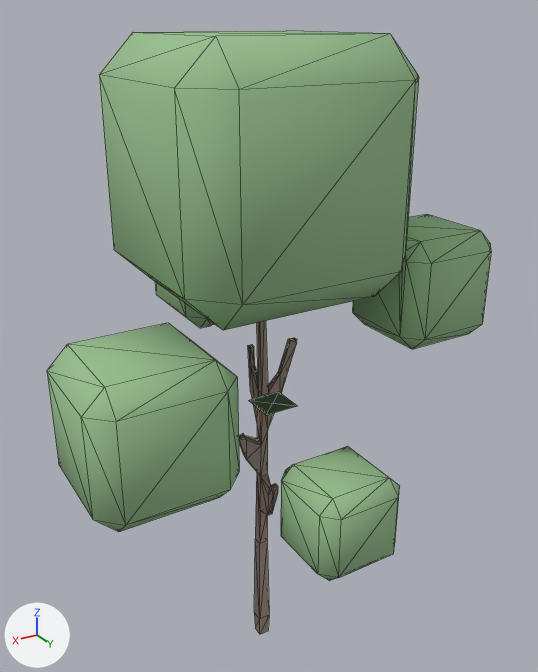
The glTF model web/public/models/tree-broadleaf-d.glb as it was, and as the next commit left it.
Both versions are drawn from a 50 mm camera at (0.521, 0.893, 1.02) aimed at (-0.025, -0.017, 0.565). Arrows for +X, +Y and +Z are at lower left; the lights stay in place. The older version comes first. Mesh edges are drawn as thin lines. Vertices at exactly the same position are counted once.

Names of what the first picture shows: 'tree-broadleaf-d'.
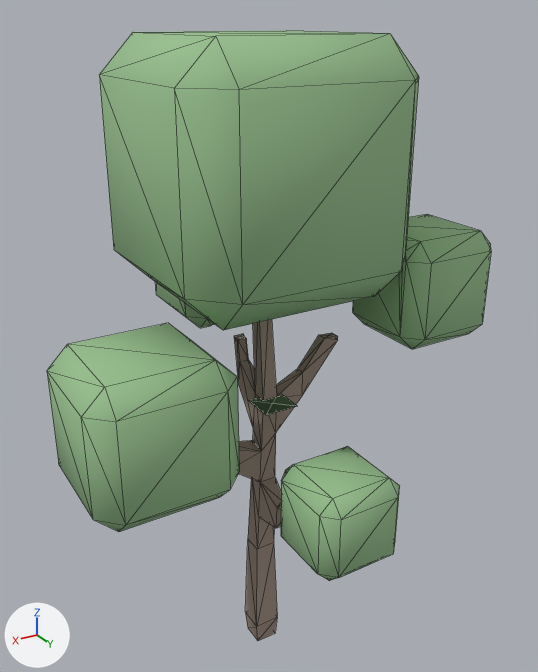
Boxes (x1, y1, x2, y2) around the edits, measured in the pictures (538 x 672 px; the box of a moved part takes in the faces that stretch with it):
'tree-broadleaf-d', reshaped
    before: (47, 30, 491, 634)
    after: (47, 30, 491, 641)
part 1 of me_tree_broadleaf_d, moved or reshaped
    before: (239, 321, 297, 634)
    after: (234, 319, 338, 641)

What the commit changed:
me_tree_broadleaf_d has 235 vertices, 450 faces and spans x -0.318..0.318, y -0.286..0.286, z 0.0..1.0.
me_tree_broadleaf_d is used by ob_tree_broadleaf_d; location (0.0, 0.0, 0.0).
me_tree_broadleaf_d part 1: the loose piece of 73 vertices spanning x -0.053..0.048, y -0.039..0.048, z 0.0..0.658 is scaled about the mesh origin by (2.14, 2.14, 1).
